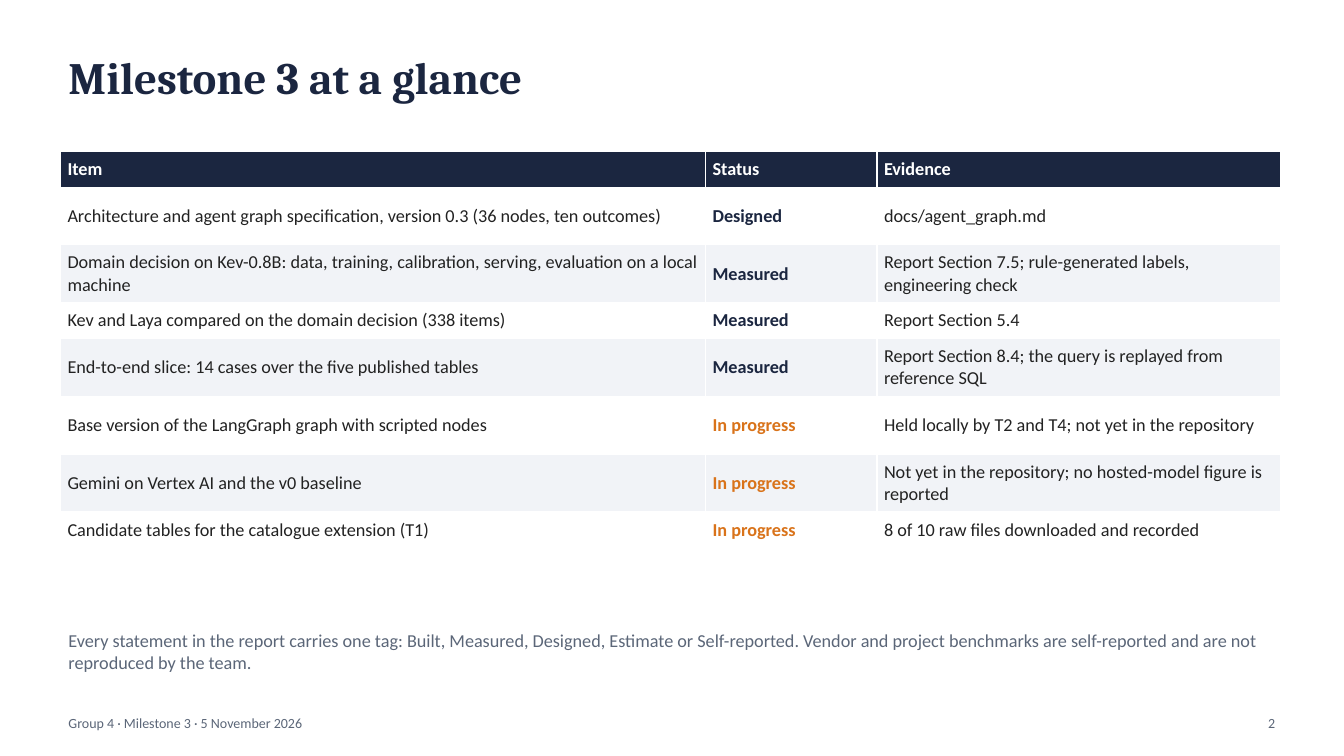
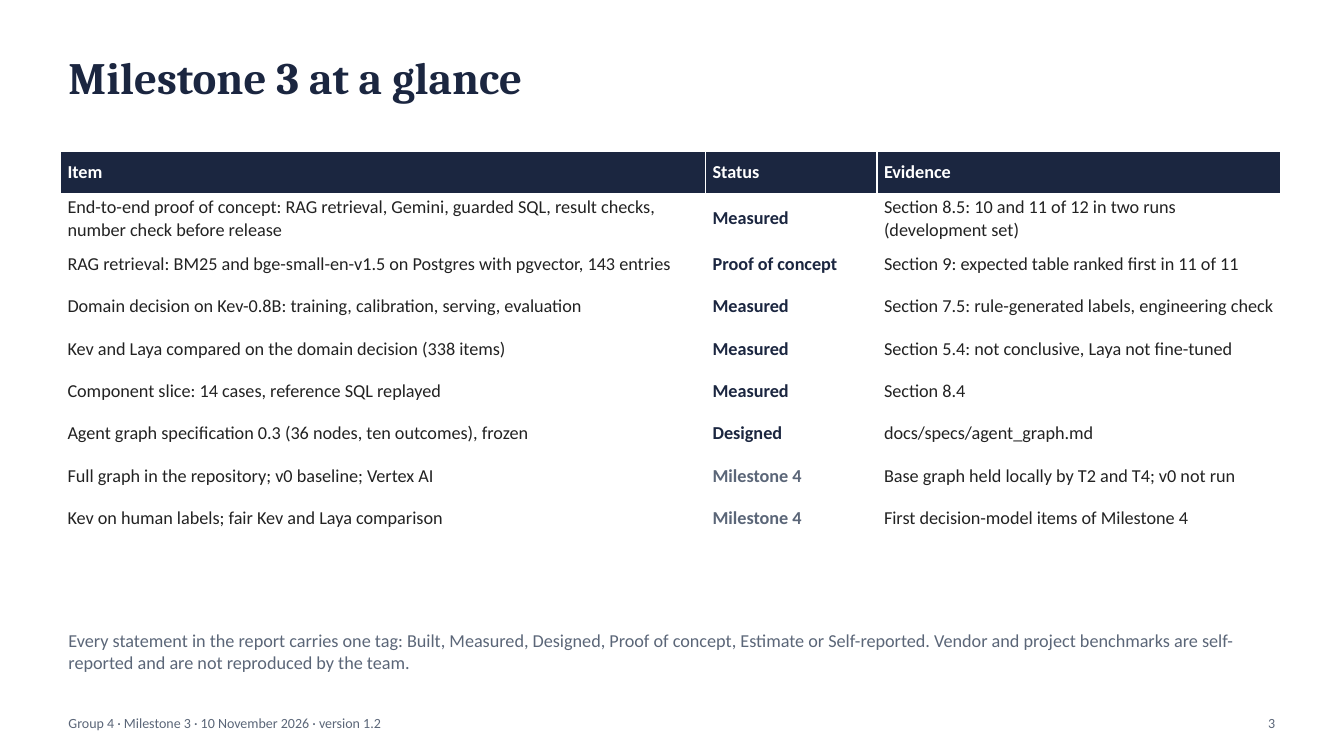
Before and after one commit to sathyaIITM/Group-4-DS-and-AI-Lab-Project, a slide deck: slide 3 of docs/milestones/Milestone3_TA_Presentation.pptx (slide 2 before the commit). Drawn at 1344x756 pixels with LibreOffice and Linux fonts; fonts in the diff are those of the drawing. Boxes give left, top, right and bottom in pixels: in the first picture for what was removed or moved away, otherwise in the second. Text is boxed around its words. In the diff, an @@ line names an element or a change of style, - is before the commit and + after.

Commit message:
DOC: Milestone 3 v1.2 final: slides, sign-off, items moved to Milestone 4, file links in the report; pin the embedding model and pgvector image, record run metadata, add the repeat run and a lock file.

```diff
--- a/docs/milestones/Milestone3_TA_Presentation.pptx
+++ b/docs/milestones/Milestone3_TA_Presentation.pptx
@@ table at (60,151,1280,532) @@
-row 2: Architecture and agent graph specification, version 0.3 (36 nodes, ten outcomes) | Designed | docs/agent_graph.md
-row 3: Domain decision on Kev-0.8B: data, training, calibration, serving, evaluation on a local machine | Measured | Report Section 7.5; rule-generated labels, engineering check
-row 4: Kev and Laya compared on the domain decision (338 items) | Measured | Report Section 5.4
-row 5: End-to-end slice: 14 cases over the five published tables | Measured | Report Section 8.4; the query is replayed from reference SQL
-row 6: Base version of the LangGraph graph with scripted nodes | In progress | Held locally by T2 and T4; not yet in the repository
-row 7: Gemini on Vertex AI and the v0 baseline | In progress | Not yet in the repository; no hosted-model figure is reported
-row 8: Candidate tables for the catalogue extension (T1) | In progress | 8 of 10 raw files downloaded and recorded
+row 2: End-to-end proof of concept: RAG retrieval, Gemini, guarded SQL, result checks, number check before release | Measured | Section 8.5: 10 and 11 of 12 in two runs (development set)
+row 3: RAG retrieval: BM25 and bge-small-en-v1.5 on Postgres with pgvector, 143 entries | Proof of concept | Section 9: expected table ranked first in 11 of 11
+row 4: Domain decision on Kev-0.8B: training, calibration, serving, evaluation | Measured | Section 7.5: rule-generated labels, engineering check
+row 5: Kev and Laya compared on the domain decision (338 items) | Measured | Section 5.4: not conclusive, Laya not fine-tuned
+row 6: Component slice: 14 cases, reference SQL replayed | Measured | Section 8.4
+row 7: Agent graph specification 0.3 (36 nodes, ten outcomes), frozen | Designed | docs/specs/agent_graph.md
+row 8: Full graph in the repository; v0 baseline; Vertex AI | Milestone 4 | Base graph held locally by T2 and T4; v0 not run
+row 9: Kev on human labels; fair Kev and Laya comparison | Milestone 4 | First decision-model items of Milestone 4
@@ text at (68,634,1233,672): text changed @@
-Every statement in the report carries one tag: Built, Measured, Designed, Estimate or Self-reported. Vendor and project benchmarks are self-reported and are not reproduced by the team.
+Every statement in the report carries one tag: Built, Measured, Designed, Proof of concept, Estimate or Self-reported. Vendor and project benchmarks are self-reported and are not reproduced by the team.
@@ text at (68,718,381,730): text changed @@
-Group 4 · Milestone 3 · 5 November 2026
+Group 4 · Milestone 3 · 10 November 2026 · version 1.2
@@ text at (1268,719,1275,728): text changed @@
-2
+3
```
Also in this commit, not shown: 16 other slides changed, 4 slides added, 10 other files.
